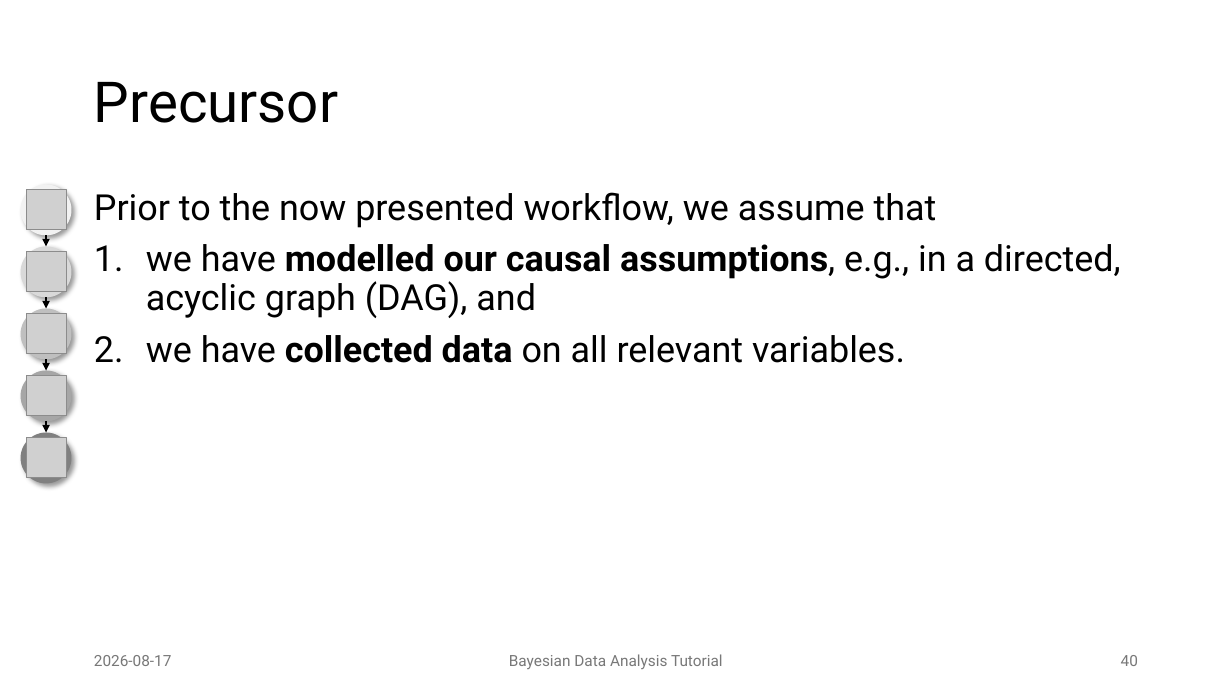
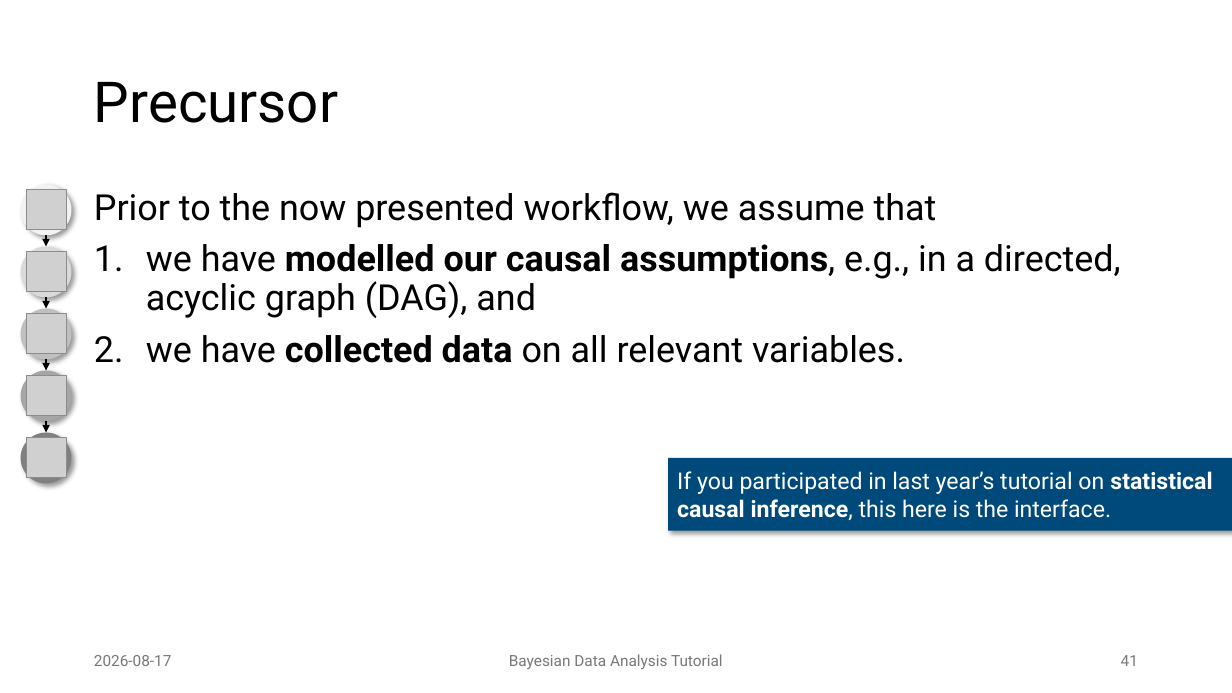
Before and after one commit to JulianFrattini/bda-intro, a slide deck: slide 41 of slides/presentations/2026-08-17-tutorial-reconf.pptx (slide 40 before the commit). Drawn at 1232x693 pixels with LibreOffice and Linux fonts; fonts in the diff are those of the drawing; grey boxes stand for pictures; background and template pictures are left out. Boxes give left, top, right and bottom in pixels: in the first picture for what was removed or moved away, otherwise in the second. Text is boxed around its words. In the diff, an @@ line names an element or a change of style, - is before the commit and + after.

Commit message:
Finalized RE'26 tutorial slides

```diff
--- a/slides/presentations/2026-08-17-tutorial-reconf.pptx
+++ b/slides/presentations/2026-08-17-tutorial-reconf.pptx
@@ rectangle added at box(668, 458, 1232, 531), fill #004A7B, 18 pt, text #FFFFFF @@
+If you participated in last year’s tutorial on statistical causal inference, this here is the interface.
@@ page number at box(1121, 655, 1138, 666): text changed @@
-40
+41
```
Also in this commit, not shown: 13 other slides changed, 9 slides added.
